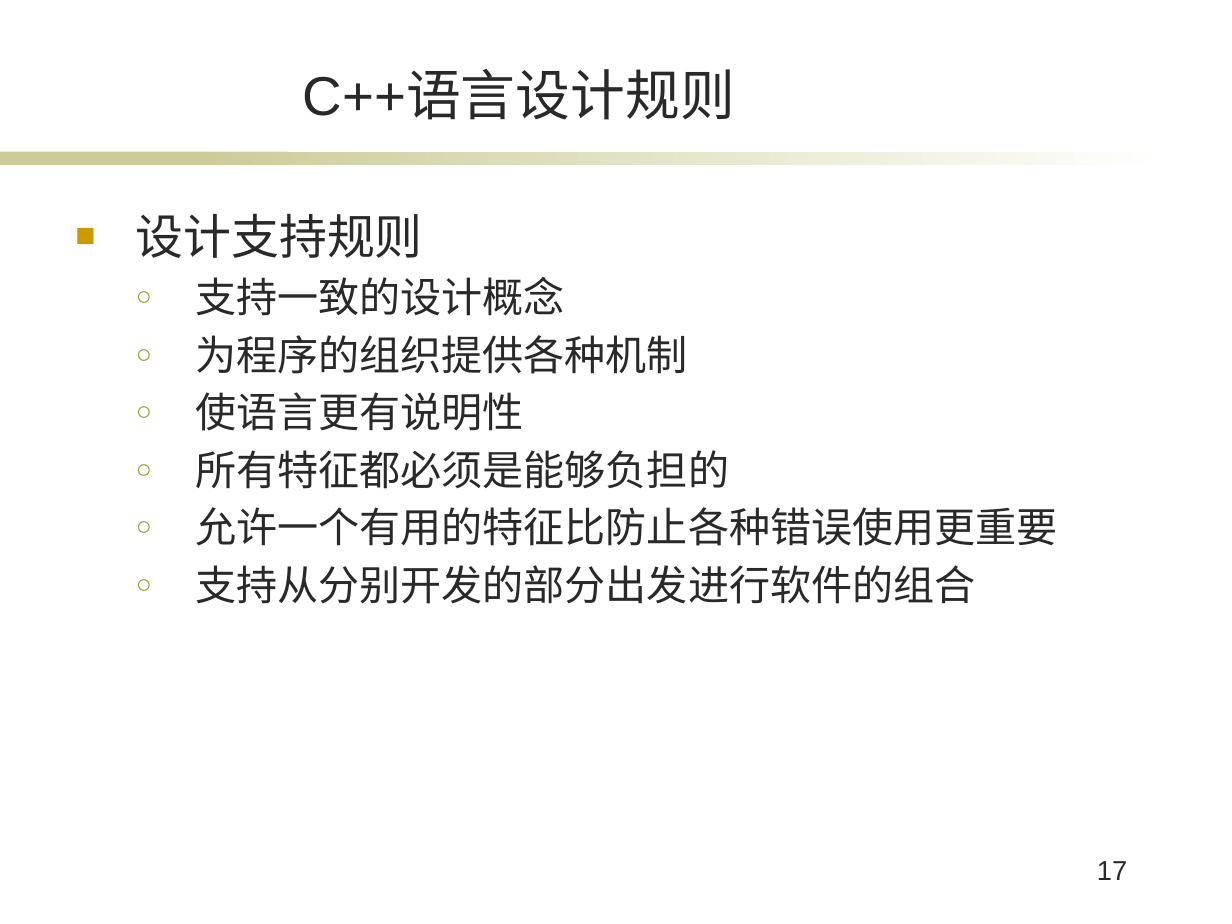
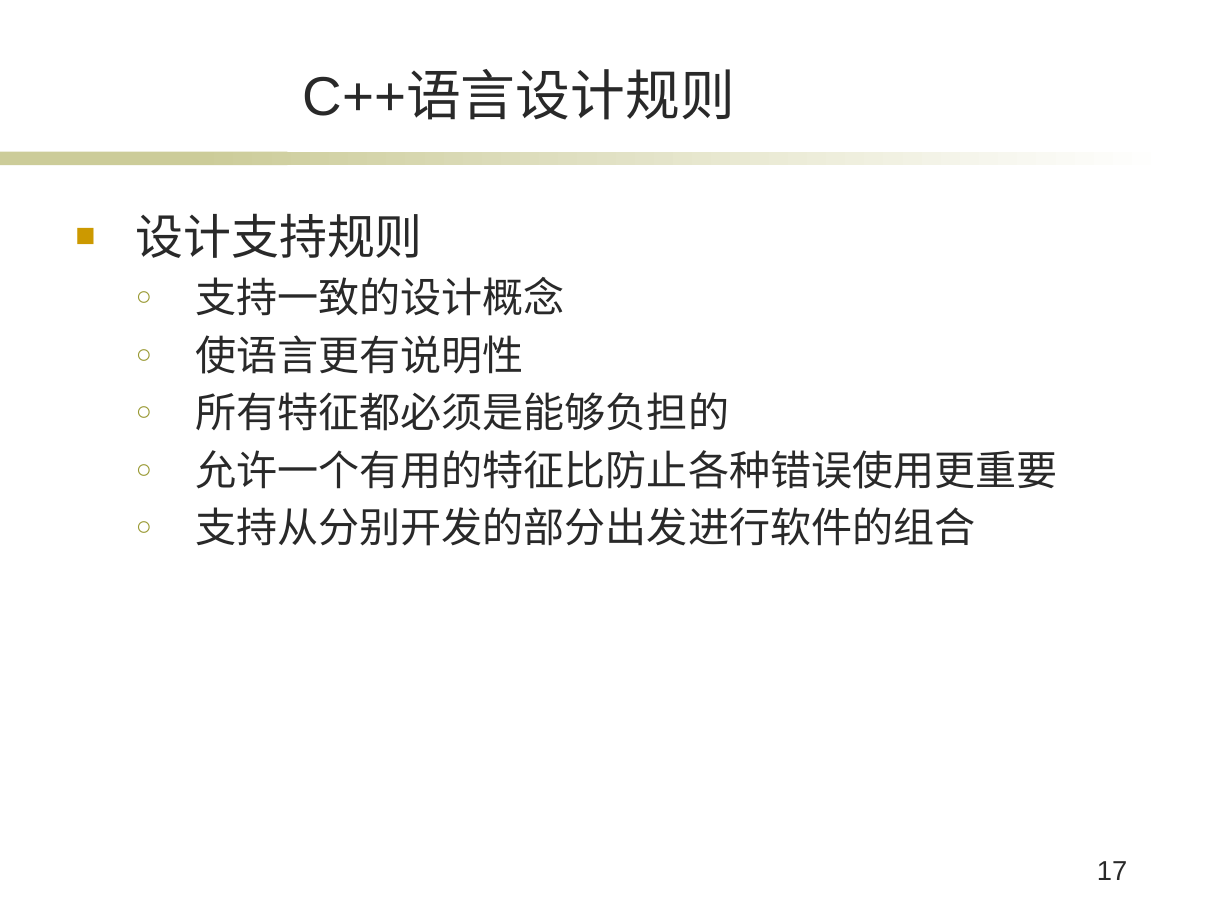
Before and after one commit to Sha-Meng/Personal-software-maintenance-and-evolution, a slide deck: slide 17 of 个人课程报告.pptx. Drawn at 1232x924 pixels with LibreOffice and Linux fonts; fonts in the diff are those of the drawing; background and template pictures are left out. Boxes give left, top, right and bottom in pixels: in the first picture for what was removed or moved away, otherwise in the second. Text is boxed around its words. In the diff, an @@ line names an element or a change of style, - is before the commit and + after.

```diff
--- a/个人课程报告.pptx
+++ b/个人课程报告.pptx
@@ text at (195,335,688,374): paragraph removed @@
-  ○ 为程序的组织提供各种机制
```
Also in this commit, not shown: 2 other slides changed, 1 other file.
